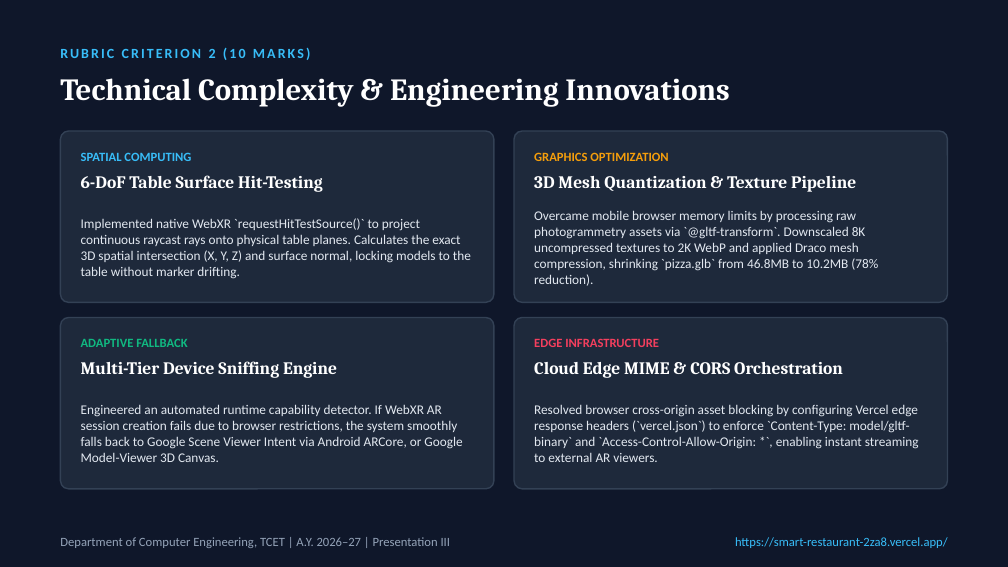
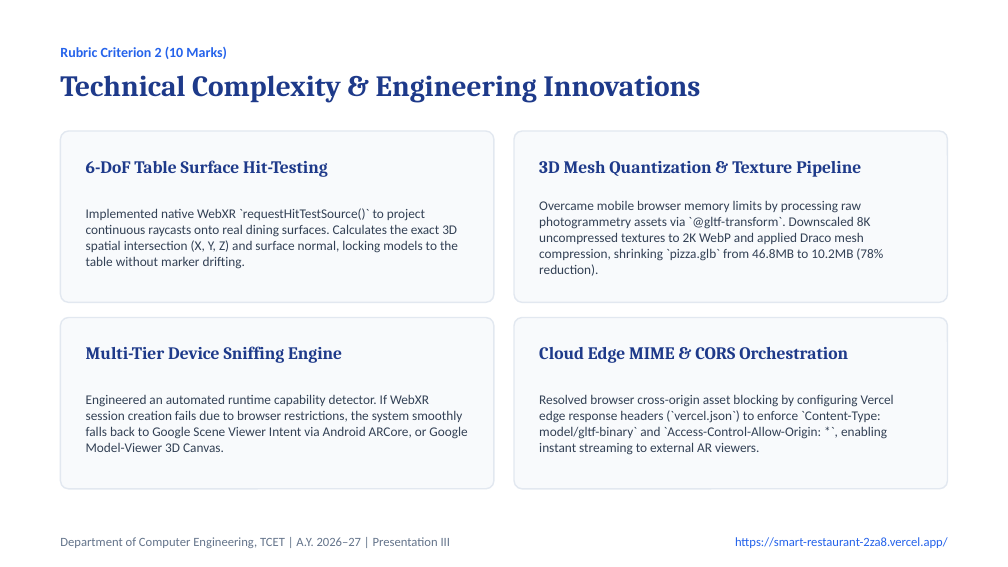
Before and after one commit to MANAV0060/Smart-Restaurant, a slide deck: slide 7 of Smart_Restaurant_Presentation_III.pptx. Drawn at 1008x567 pixels with LibreOffice and Linux fonts; fonts in the diff are those of the drawing. Boxes give left, top, right and bottom in pixels: in the first picture for what was removed or moved away, otherwise in the second. Text is boxed around its words. In the diff, an @@ line names an element or a change of style, - is before the commit and + after.

Commit message:
style(presentation): refactor PPTX to clean, professional white-and-navy academic theme

```diff
--- a/Smart_Restaurant_Presentation_III.pptx
+++ b/Smart_Restaurant_Presentation_III.pptx
@@ background #0F172A to #FFFFFF @@
@@ text at <box>60,47,227,59</box>: text changed; text colour #38BDF8 to #2563EB @@
-RUBRIC CRITERION 2 (10 MARKS)
+Rubric Criterion 2 (10 Marks)
@@ text "Technical Complexity & Engineering Innovations" at <box>60,75,700,103</box>: size 22 to 21 pt, text colour #FFFFFF to #1E3A8A @@
@@ text removed at <box>81,152,191,161</box> @@
-SPATIAL COMPUTING
@@ text "6-DoF Table Surface Hit-Testing": place and size @@
-text "6-DoF Table Surface Hit-Testing" at <box>81,175,323,192</box>
+text "6-DoF Table Surface Hit-Testing" at <box>86,160,328,177</box>
@@ text removed at <box>534,152,668,161</box> @@
-GRAPHICS OPTIMIZATION
@@ text "3D Mesh Quantization & Texture ...": place and size @@
-text "3D Mesh Quantization & Texture ..." at <box>534,176,856,192</box>
+text "3D Mesh Quantization & Texture ..." at <box>539,161,861,177</box>
@@ text at <box>86,208,458,269</box>: text changed; text colour #E2E8F0 to #334155 @@
-Implemented native WebXR `requestHitTestSource()` to project continuous raycast rays onto physical table planes. Calculates the exact 3D spatial intersection (X, Y, Z) and surface normal, locking models to the table without marker drifting.
+Implemented native WebXR `requestHitTestSource()` to project continuous raycasts onto real dining surfaces. Calculates the exact 3D spatial intersection (X, Y, Z) and surface normal, locking models to the table without marker drifting.
@@ text "Overcame mobile browser memory limits ..." at <box>539,200,883,276</box>: text colour #E2E8F0 to #334155 @@
@@ text "Overcame mobile browser memory limits ...": place and size @@
-text "Overcame mobile browser memory limits ..." at <box>534,210,878,286</box>
+text "Overcame mobile browser memory limits ..." at <box>539,200,883,276</box>
@@ fill #1E293B to #F8FAFC; outline #334155 1 pt to #E2E8F0 1 pt in 4 elements at <box>60,131,494,302</box>, <box>514,131,948,302</box>, <box>514,318,948,489</box>, <box>60,318,494,489</box> @@
@@ text removed at <box>81,339,187,347</box> @@
-ADAPTIVE FALLBACK
@@ text "Multi-Tier Device Sniffing Engine": place and size @@
-text "Multi-Tier Device Sniffing Engine" at <box>81,361,337,378</box>
+text "Multi-Tier Device Sniffing Engine" at <box>86,346,342,363</box>
@@ text removed at <box>534,338,659,347</box> @@
-EDGE INFRASTRUCTURE
@@ text colour #FFFFFF to #1E3A8A in 4 elements at <box>86,160,328,177</box>, <box>539,161,861,177</box>, <box>86,346,342,363</box>, <box>539,347,848,363</box> @@
@@ text "Cloud Edge MIME & CORS ...": place and size @@
-text "Cloud Edge MIME & CORS ..." at <box>534,362,843,378</box>
+text "Cloud Edge MIME & CORS ..." at <box>539,347,848,363</box>
@@ text "Resolved browser cross-origin asset blocking ...": place and size @@
-text "Resolved browser cross-origin asset blocking ..." at <box>534,404,919,462</box>
+text "Resolved browser cross-origin asset blocking ..." at <box>539,394,894,455</box>
@@ text "Resolved browser cross-origin asset blocking ..." at <box>539,394,894,455</box>: text colour #E2E8F0 to #334155 @@
@@ text at <box>86,394,467,452</box>: text changed; text colour #E2E8F0 to #334155 @@
-Engineered an automated runtime capability detector. If WebXR AR session creation fails due to browser restrictions, the system smoothly falls back to Google Scene Viewer Intent via Android ARCore, or Google Model-Viewer 3D Canvas.
+Engineered an automated runtime capability detector. If WebXR session creation fails due to browser restrictions, the system smoothly falls back to Google Scene Viewer Intent via Android ARCore, or Google Model-Viewer 3D Canvas.
@@ text "Department of Computer Engineering, TCET ..." at <box>60,537,451,548</box>: text colour #94A3B8 to #64748B @@
@@ text "https://smart-restaurant-2za8.vercel.app/" at <box>735,537,948,548</box>: text colour #38BDF8 to #2563EB @@
```
Also in this commit, not shown: 19 other slides changed, 1 other file.
